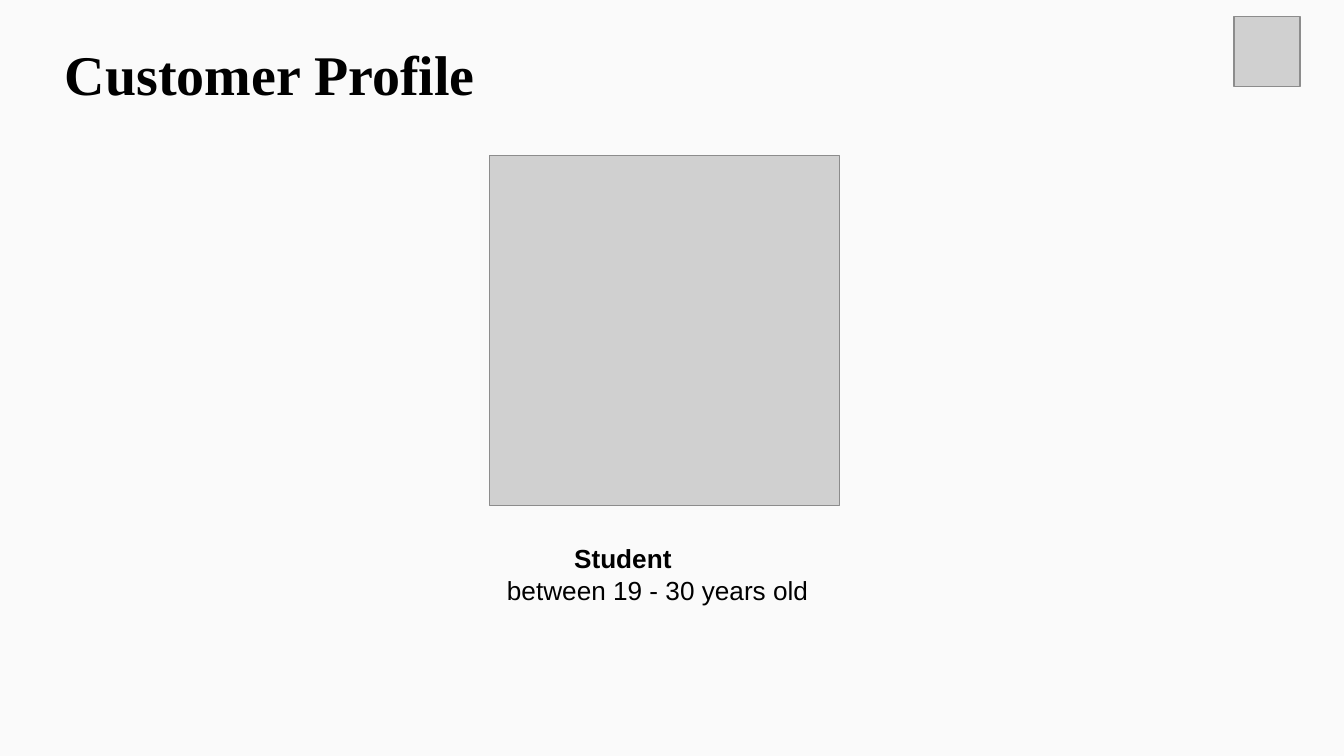
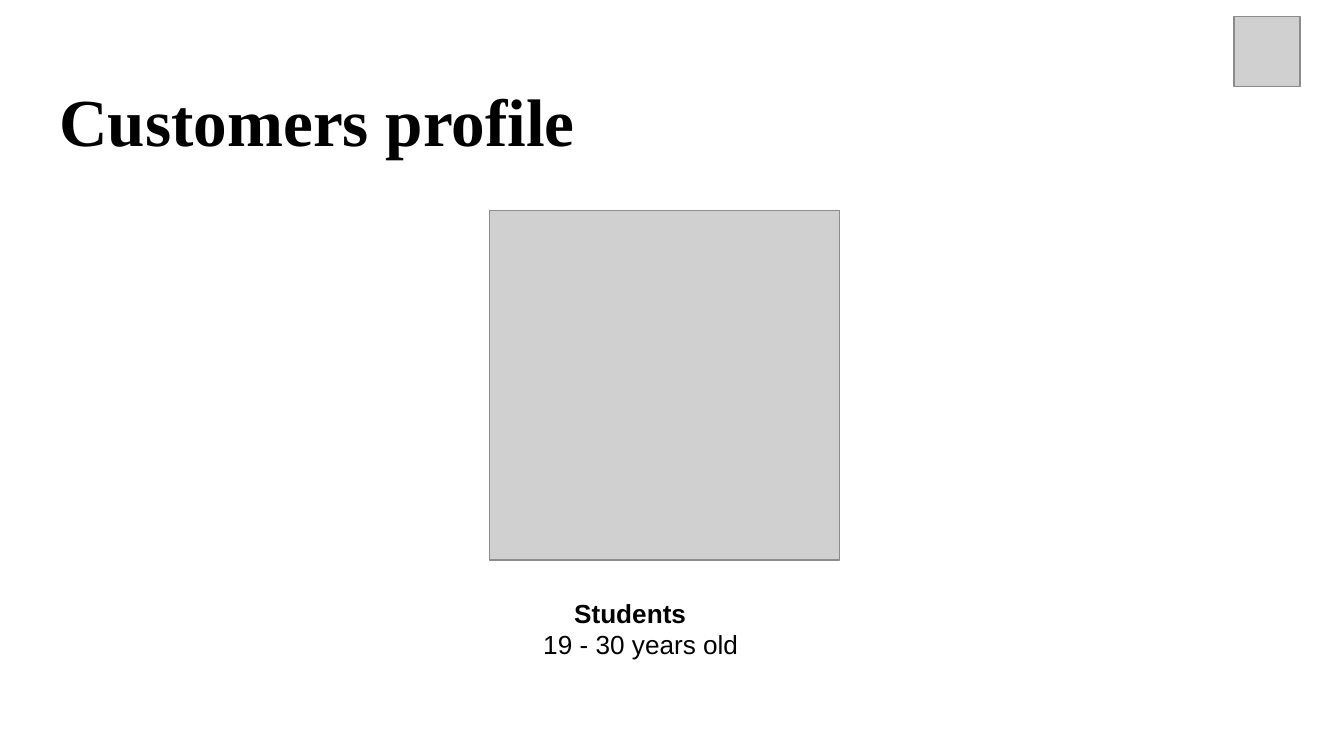
Before and after one commit to andreaardenti/Stusmart2, a slide deck: slide 10 of files/Final_Pitch.pptx (slide 11 before the commit). Drawn at 1344x756 pixels with LibreOffice and Linux fonts; fonts in the diff are those of the drawing; grey boxes stand for pictures. Boxes give left, top, right and bottom in pixels: in the first picture for what was removed or moved away, otherwise in the second. Text is boxed around its words. In the diff, an @@ line names an element or a change of style, - is before the commit and + after.

```diff
--- a/files/Final_Pitch.pptx
+++ b/files/Final_Pitch.pptx
@@ background #FAFAFA to #FFFFFF @@
@@ text removed at (65,55,474,96) @@
-Customer Profile
@@ title added at (59,98,575,158), 36 pt, text #000000, bold @@
+Customers profile
@@ picture: place and size @@
-picture at (489,156,839,505)
+picture at (489,210,839,559)
@@ text at (543,604,738,660): text changed @@
-Student
-between 19 - 30 years old
+Students
+19 - 30 years old
```
Also in this commit, not shown: 5 other slides changed, 7 slides added, 8 slides removed, 1 other file.
